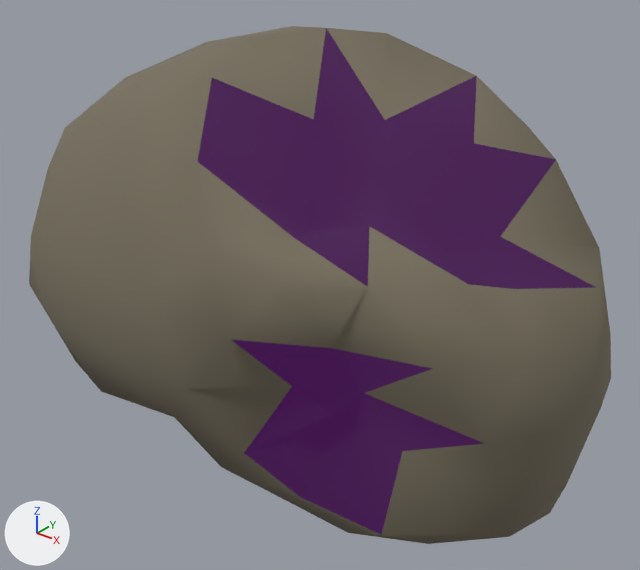
Two versions of the glTF model assets/asteroids/asteroid_sml_04.glb, one commit apart.
One viewpoint serves both versions: a camera (50 mm lens) standing at (1.503, -1.905, 1.255) and looking at (-0.021, 0.0, 0.073). Every picture has the same lights, and +X, +Y and +Z are marked at lower left. The first picture is the older version.

Names of what the first picture shows: 'asteroid_sml_04'.
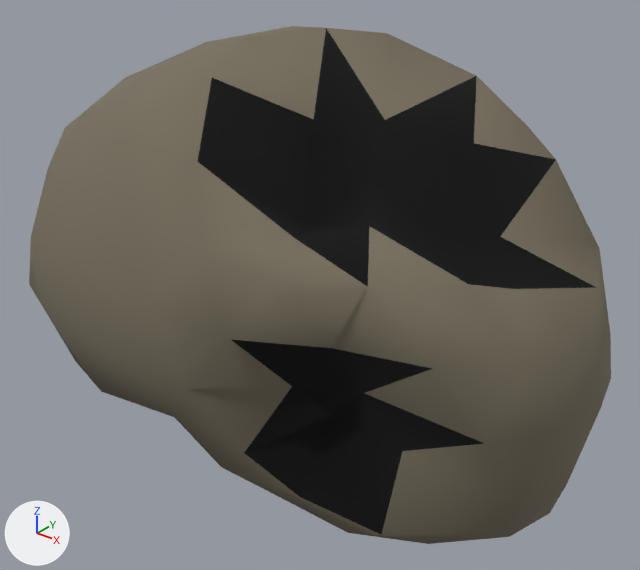
Location of each change, (x1, y1, x2, y2) in pixels of the pictures (640 x 570 px):
'asteroid_sml_04', recoloured, surface changed (darker): (195, 28, 597, 537) in both

What the commit changed:
Material 'Crater_asteroid_sml_04' (mat_crater_asteroid_sml_04) changes colour from black #271927 to black #000000; in linear values from (0.02, 0.01, 0.02) to (0.0, 0.0, 0.0).
In material 'Crater_asteroid_sml_04' (mat_crater_asteroid_sml_04), emission_color is no longer (0.042, 0.0, 0.063), dark purple #3a0047.
In material 'Crater_asteroid_sml_04' (mat_crater_asteroid_sml_04), emission_strength is no longer 1.0.
